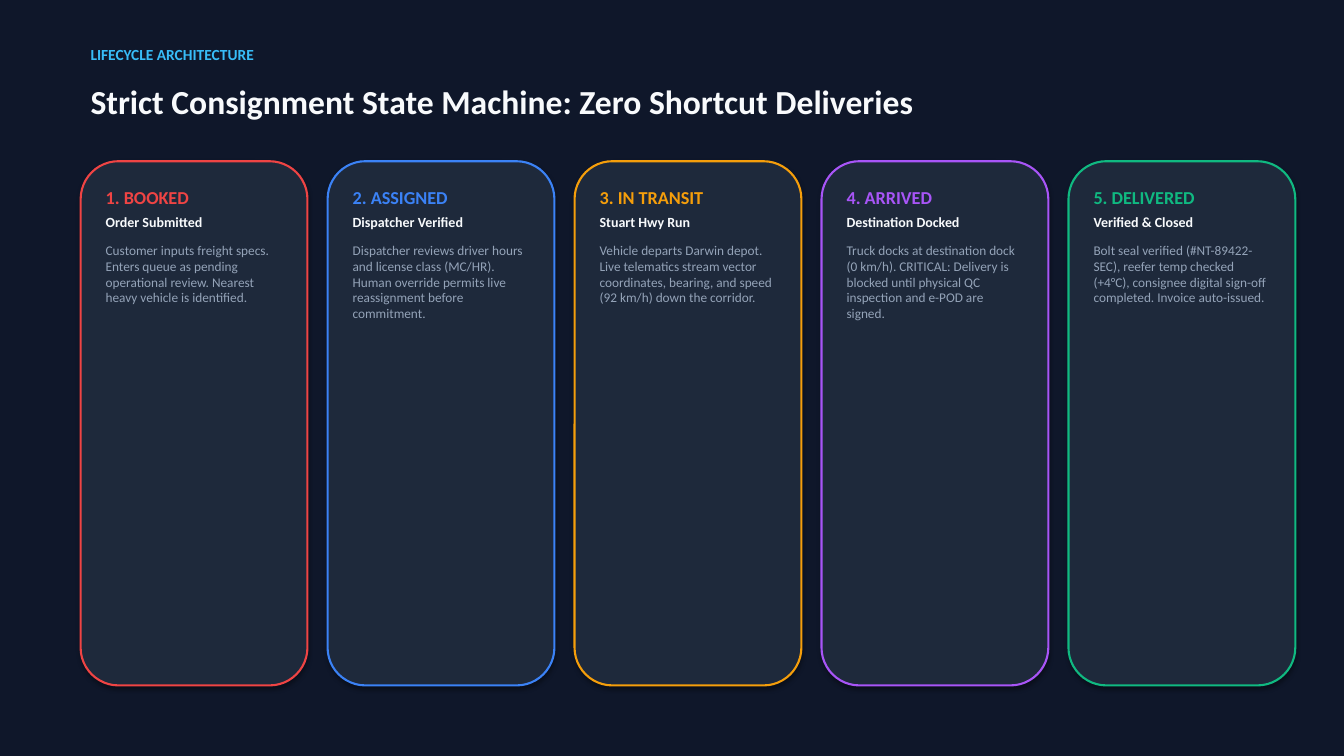
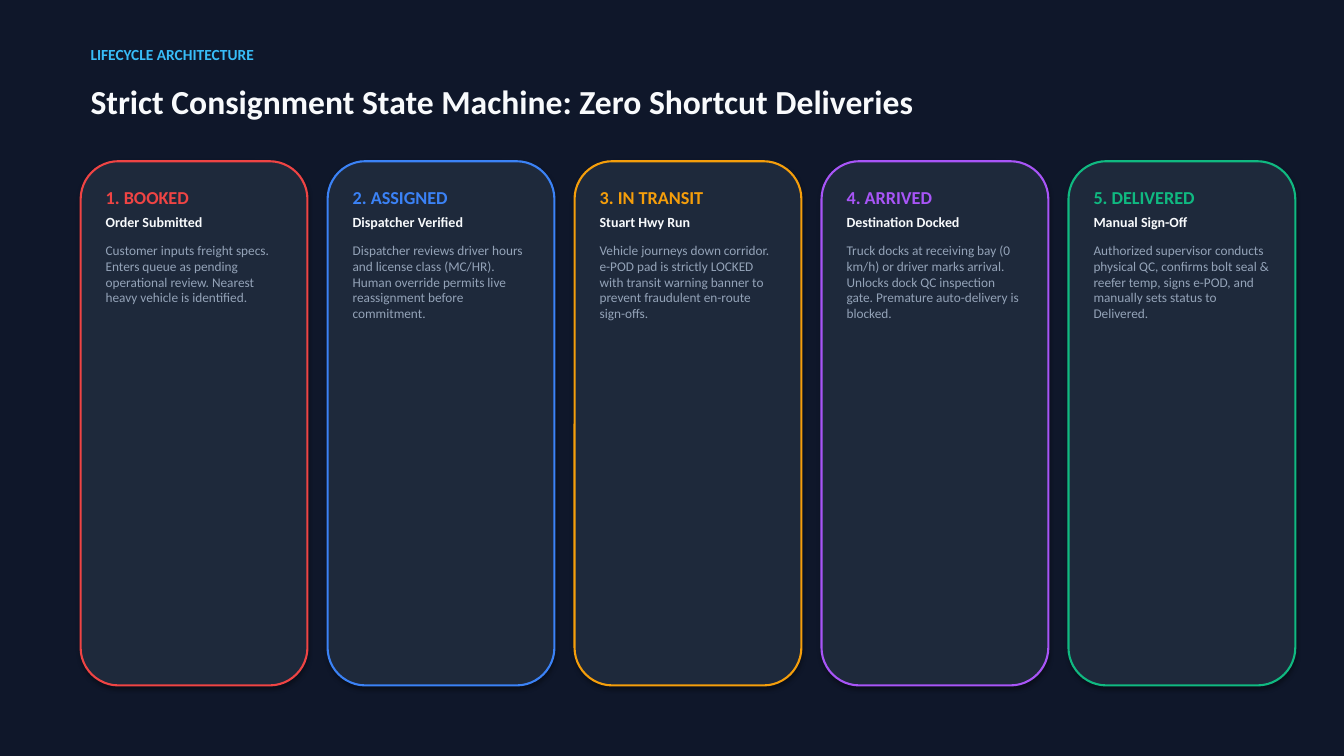
Before and after one commit to thisisrushad/trackpoint, a slide deck: slide 4 of prep/TrackPoint_Master_Presentation.pptx. Drawn at 1344x756 pixels with LibreOffice and Linux fonts; fonts in the diff are those of the drawing. Boxes give left, top, right and bottom in pixels: in the first picture for what was removed or moved away, otherwise in the second. Text is boxed around its words. In the diff, an @@ line names an element or a change of style, - is before the commit and + after.

Commit message:
feat(epod): lock e-POD signing during transit, require manual QC verification for delivery, and update prep docs

```diff
--- a/prep/TrackPoint_Master_Presentation.pptx
+++ b/prep/TrackPoint_Master_Presentation.pptx
@@ text at <box>1094,217,1264,318</box>: text changed @@
-Verified & Closed
-Bolt seal verified (#NT-89422-SEC), reefer temp checked (+4°C), consignee digital sign-off completed. Invoice auto-issued.
+Manual Sign-Off
+Authorized supervisor conducts physical QC, confirms bolt seal & reefer temp, signs e-POD, and manually sets status to Delivered.
@@ text at <box>600,246,769,320</box>: text changed @@
-Vehicle departs Darwin depot. Live telematics stream vector coordinates, bearing, and speed (92 km/h) down the corridor.
+Vehicle journeys down corridor. e-POD pad is strictly LOCKED with transit warning banner to prevent fraudulent en-route sign-offs.
@@ text at <box>847,246,1019,318</box>: text changed @@
-Truck docks at destination dock (0 km/h). CRITICAL: Delivery is blocked until physical QC inspection and e-POD are signed.
+Truck docks at receiving bay (0 km/h) or driver marks arrival. Unlocks dock QC inspection gate. Premature auto-delivery is blocked.
```
Also in this commit, not shown: 1 other slide changed, 9 other files.
